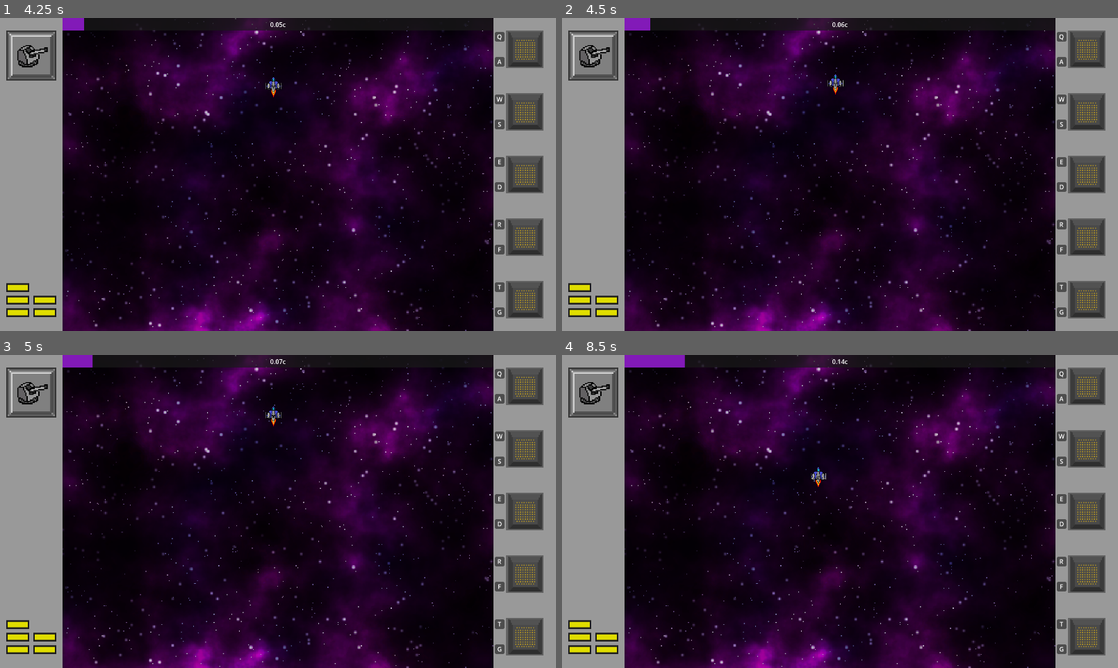
Above: before the commit, frames 1-4 (two rows, left to right).
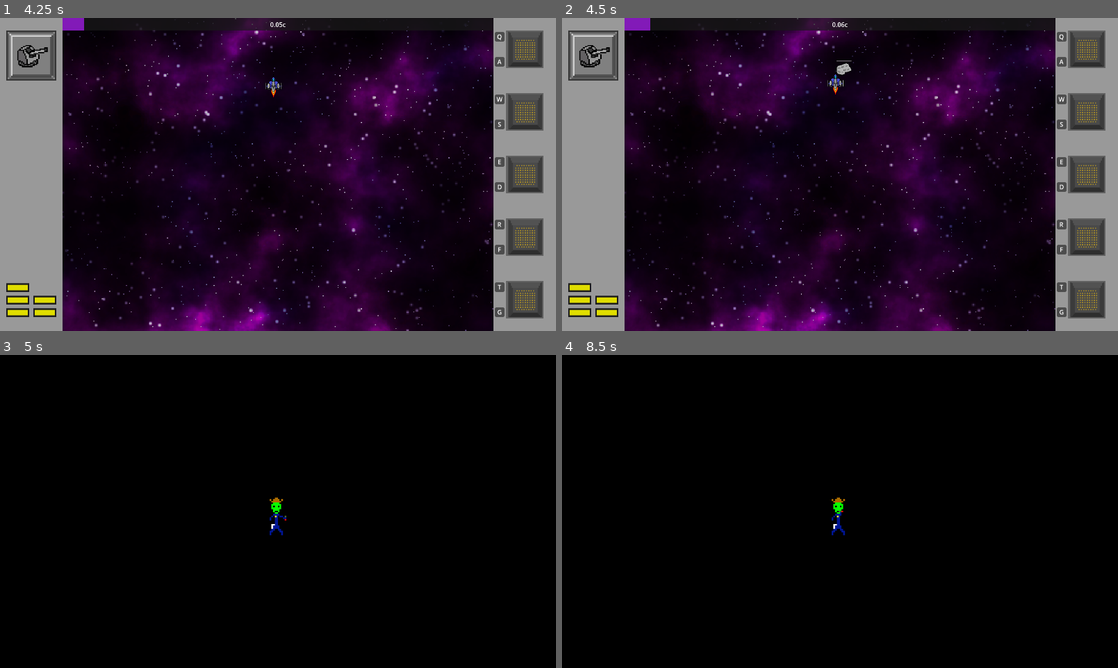
Above: after the commit, the same moments.

Repository: DigitsCodeCompendium/game.MJ198
Game: Godot game, scene res://scenes/title_screen/title_screen.tscn
The game is run twice, just before and just after one commit, with the same random seed, the same clock (stepped at 60 frames per second) and the same inputs. The engine's default icon, where the game draws it, is replaced by a stand-in: a white triangle on a blue panel in a dark square.
Inputs (mouse positions are in pixels of both pictures, inside the frame that each line leads up to):
- Up to frame 1 (4.25 s): click "Start Game" at 0.5 s; click "Start Game" at 1.25 s; click (500, 36) at 2.02 s; click (500, 61) at 2.77 s; click (500, 36) at 3.52 s
- Up to frame 2 (4.5 s): click (1062, 61) at 4.27 s
- Up to frame 3 (5 s): no input
- Up to frame 4 (8.5 s): click (1062, 373) at 5.02 s; click (1062, 398) at 5.77 s; tap Enter at 6.5 s; move the mouse to (962, 495) at 6.52 s; hold ` (discard_module_pending) 6.53-7.28 s; move the mouse to (728, 527) at 7.27 s; tap N (discard_weapon) at 7.35 s; move the mouse to (895, 442) at 8.02 s; tap Y (replace_weapon) at 8.1 s

Frame 1 is identical in both runs. In frame 2, less than 0.1% of the frame differs, in the area x 49-53%, y 13-19%; in frame 3, 59%; in frame 4, 59%, in the area x 0-100%, y 0-100%.
Error in both runs: Invalid access to property or key 'volume_music' on a base object of type 'Dictionary'. (res://scenes/player_options.gd:22)

Commit message:
Adjust enemy spawn pattern over time

Diff:
--- a/resources/enemy_spawn/asteroid_spawn.tres
+++ b/resources/enemy_spawn/asteroid_spawn.tres
@@ -20,9 +20,15 @@
 _data = [Vector2(0, 1), 0.0, 1.0, 0, 1, Vector2(1, 2), 1.0, 0.0, 1, 0]
 point_count = 2
 
+[sub_resource type="Curve" id="Curve_a3bpv"]
+_limits = [100.0, 200.0, 0.0, 3.0]
+_data = [Vector2(0, 100), 0.0, 0.0, 0, 0, Vector2(3, 200), 50.0, 0.0, 0, 0]
+point_count = 2
+
 [resource]
 script = ExtResource("2_5t86p")
 asteroid_scenes = Array[PackedScene]([ExtResource("1_366da"), ExtResource("2_ryrru"), ExtResource("3_a3bpv"), ExtResource("4_t8ix5"), ExtResource("5_x6h57"), ExtResource("6_0xrre"), ExtResource("7_3ljpl"), ExtResource("8_ollxh")])
+vertical_speed_curve = SubResource("Curve_a3bpv")
 min_scale_curve = SubResource("Curve_ryrru")
 max_scale_curve = SubResource("Curve_366da")
 metadata/_custom_type_script = "uid://b4rcup02wd1hy"
--- /dev/null
+++ b/resources/enemy_spawn/boss_escort_spawn_table.tres
@@ -0,0 +1,24 @@
+[gd_resource type="Resource" script_class="RandomEnemySpawnOverTime" load_steps=6 format=3 uid="uid://bwigmsobtekpb"]
+
+[ext_resource type="Script" uid="uid://x5qhqlaqnpod" path="res://scenes/enemies/spawning/random_choice_enemy_spawn_over_time.gd" id="1_o0gu0"]
+[ext_resource type="PackedScene" uid="uid://byinyv2ojmdk0" path="res://scenes/enemies/cops/cop_fighter/cop_fighter.tscn" id="2_2luwr"]
+[ext_resource type="PackedScene" path="res://scenes/enemies/cops/cop_frigate/cop_frigate.tscn" id="3_u8htm"]
+
+[sub_resource type="Curve" id="Curve_bhx41"]
+_limits = [0.0, 1.0, 4.0, 10.0]
+_data = [Vector2(4, 1), 0.0, 0.0, 0, 0, Vector2(10, 0.2), 0.0, 0.0, 0, 0]
+point_count = 2
+
+[sub_resource type="Curve" id="Curve_qnb83"]
+_limits = [0.0, 1.0, 4.0, 10.0]
+_data = [Vector2(4, 0), 0.0, 0.0, 0, 0, Vector2(10, 0.8), 0.0, 0.0, 0, 0]
+point_count = 2
+
+[resource]
+script = ExtResource("1_o0gu0")
+spawn_table = Dictionary[PackedScene, Curve]({
+ExtResource("2_2luwr"): SubResource("Curve_bhx41"),
+ExtResource("3_u8htm"): SubResource("Curve_qnb83")
+})
+use_linear_speed = true
+metadata/_custom_type_script = "uid://x5qhqlaqnpod"
--- a/resources/enemy_spawn/boss_spawn.tres
+++ b/resources/enemy_spawn/boss_spawn.tres
@@ -1,44 +1,28 @@
-[gd_resource type="Resource" script_class="FixedEnemySpawnPattern" load_steps=12 format=3 uid="uid://guj8pcwgg5b5"]
+[gd_resource type="Resource" script_class="FixedEnemySpawnPattern" load_steps=8 format=3 uid="uid://guj8pcwgg5b5"]
 
 [ext_resource type="Script" uid="uid://c2w1qo8e6vrhw" path="res://scenes/enemies/spawning/enemy_spawn_pattern_entry.gd" id="1_q6v23"]
-[ext_resource type="PackedScene" uid="uid://ovol6tu8w0mo" path="res://scenes/enemies/cops/cop_cruiser/cop_cruiser.tscn" id="2_jg7v8"]
+[ext_resource type="Resource" uid="uid://6vi0fcj5dh6d" path="res://resources/enemy_spawn/boss_spawn_table.tres" id="2_jg7v8"]
 [ext_resource type="Script" uid="uid://b4rcup02wd1hy" path="res://scenes/enemies/spawning/fixed_enemy_spawn_pattern.gd" id="2_lpny3"]
-[ext_resource type="Script" uid="uid://20wcajr3o32k" path="res://scenes/enemies/spawning/simple_enemy_spawn.gd" id="3_n52cx"]
-[ext_resource type="PackedScene" uid="uid://byinyv2ojmdk0" path="res://scenes/enemies/cops/cop_fighter/cop_fighter.tscn" id="4_n52cx"]
-
-[sub_resource type="Resource" id="Resource_5fvjl"]
-script = ExtResource("3_n52cx")
-enemy = ExtResource("2_jg7v8")
-metadata/_custom_type_script = "uid://20wcajr3o32k"
+[ext_resource type="Resource" uid="uid://bwigmsobtekpb" path="res://resources/enemy_spawn/boss_escort_spawn_table.tres" id="5_5fvjl"]
 
 [sub_resource type="Resource" id="Resource_q6v23"]
 script = ExtResource("1_q6v23")
-enemy_spawn = SubResource("Resource_5fvjl")
+enemy_spawn = ExtResource("2_jg7v8")
 metadata/_custom_type_script = "uid://c2w1qo8e6vrhw"
-
-[sub_resource type="Resource" id="Resource_l8yrd"]
-script = ExtResource("3_n52cx")
-enemy = ExtResource("4_n52cx")
-metadata/_custom_type_script = "uid://20wcajr3o32k"
 
 [sub_resource type="Resource" id="Resource_3hd4f"]
 script = ExtResource("1_q6v23")
-enemy_spawn = SubResource("Resource_l8yrd")
-base_offset = Vector2(100, 0)
+enemy_spawn = ExtResource("5_5fvjl")
+base_offset = Vector2(-100, 0)
 metadata/_custom_type_script = "uid://c2w1qo8e6vrhw"
 
-[sub_resource type="Resource" id="Resource_xub10"]
-script = ExtResource("3_n52cx")
-enemy = ExtResource("4_n52cx")
-metadata/_custom_type_script = "uid://20wcajr3o32k"
-
-[sub_resource type="Resource" id="Resource_bfftx"]
+[sub_resource type="Resource" id="Resource_5fvjl"]
 script = ExtResource("1_q6v23")
-enemy_spawn = SubResource("Resource_xub10")
-base_offset = Vector2(-100, 0)
+enemy_spawn = ExtResource("5_5fvjl")
+base_offset = Vector2(100, 0)
 metadata/_custom_type_script = "uid://c2w1qo8e6vrhw"
 
 [resource]
 script = ExtResource("2_lpny3")
-pattern = Array[ExtResource("1_q6v23")]([SubResource("Resource_q6v23"), SubResource("Resource_3hd4f"), SubResource("Resource_bfftx")])
+pattern = Array[ExtResource("1_q6v23")]([SubResource("Resource_q6v23"), SubResource("Resource_3hd4f"), SubResource("Resource_5fvjl")])
 metadata/_custom_type_script = "uid://b4rcup02wd1hy"
--- /dev/null
+++ b/resources/enemy_spawn/boss_spawn_table.tres
@@ -0,0 +1,24 @@
+[gd_resource type="Resource" script_class="RandomEnemySpawnOverTime" load_steps=6 format=3 uid="uid://6vi0fcj5dh6d"]
+
+[ext_resource type="Script" uid="uid://x5qhqlaqnpod" path="res://scenes/enemies/spawning/random_choice_enemy_spawn_over_time.gd" id="1_4x5c0"]
+[ext_resource type="PackedScene" path="res://scenes/enemies/cops/cop_frigate/cop_frigate.tscn" id="2_saqti"]
+[ext_resource type="PackedScene" uid="uid://ovol6tu8w0mo" path="res://scenes/enemies/cops/cop_cruiser/cop_cruiser.tscn" id="3_nu0t6"]
+
+[sub_resource type="Curve" id="Curve_bfftx"]
+_limits = [0.0, 1.0, 4.0, 10.0]
+_data = [Vector2(4, 0.8), 0.0, 0.0, 0, 0, Vector2(10, 0.2), 0.0, 0.0, 0, 0]
+point_count = 2
+
+[sub_resource type="Curve" id="Curve_l8yrd"]
+_limits = [0.0, 1.0, 4.0, 10.0]
+_data = [Vector2(4, 0.2), 0.0, 0.0, 0, 0, Vector2(10, 0.8), 0.0, 0.0, 0, 0]
+point_count = 2
+
+[resource]
+script = ExtResource("1_4x5c0")
+spawn_table = Dictionary[PackedScene, Curve]({
+ExtResource("2_saqti"): SubResource("Curve_bfftx"),
+ExtResource("3_nu0t6"): SubResource("Curve_l8yrd")
+})
+use_linear_speed = true
+metadata/_custom_type_script = "uid://x5qhqlaqnpod"
--- a/scenes/enemies/spawning/random_choice_enemy_spawn_over_time.gd
+++ b/scenes/enemies/spawning/random_choice_enemy_spawn_over_time.gd
@@ -2,11 +2,13 @@
 class_name RandomEnemySpawnOverTime
 
 @export var spawn_table: Dictionary[PackedScene, Curve] = {}
+@export var use_linear_speed: bool
 
 func instantiate_enemy(rand: RandomNumberGenerator, params: EnemySpawnParams):
 	assert(len(spawn_table) > 0)
 	var enemies = spawn_table.keys()
-	var weights = enemies.map(func(e): return spawn_table[e].sample(params.relativistic_speed))
+	var speed = params.linear_speed if use_linear_speed else params.relativistic_speed
+	var weights = enemies.map(func(e): return spawn_table[e].sample(speed))
 	var enemy_scene = enemies[rand.rand_weighted(weights)]
 
 	if enemy_scene == null:
--- a/scenes/game.tscn
+++ b/scenes/game.tscn
@@ -13,11 +13,18 @@
 [ext_resource type="Resource" uid="uid://c0g6bmu0jaby8" path="res://resources/enemy_spawn/enemy_spawn.tres" id="6_ssvqc"]
 [ext_resource type="AudioStream" uid="uid://dp6elfj1pe8lk" path="res://assets/music_loop_v1_7_stages/game loop 2.mp3" id="6_trtic"]
 [ext_resource type="Resource" uid="uid://guj8pcwgg5b5" path="res://resources/enemy_spawn/boss_spawn.tres" id="7_264po"]
+[ext_resource type="Script" uid="uid://c2w1qo8e6vrhw" path="res://scenes/enemies/spawning/enemy_spawn_pattern_entry.gd" id="7_e1j6l"]
 [ext_resource type="AudioStream" uid="uid://dnkr3ff5ilv4j" path="res://assets/music_loop_v1_7_stages/game loop 3.mp3" id="7_ir15t"]
 [ext_resource type="AudioStream" uid="uid://bl5oij6sdeoxn" path="res://assets/music_loop_v1_7_stages/game loop 4.mp3" id="8_ca42v"]
+[ext_resource type="PackedScene" path="res://scenes/enemies/cops/cop_frigate/cop_frigate.tscn" id="8_pl11u"]
+[ext_resource type="Script" uid="uid://20wcajr3o32k" path="res://scenes/enemies/spawning/simple_enemy_spawn.gd" id="9_bhx41"]
 [ext_resource type="AudioStream" uid="uid://cwms8qaubtj3r" path="res://assets/music_loop_v1_7_stages/game loop 5.mp3" id="9_rysoc"]
+[ext_resource type="Resource" uid="uid://bwigmsobtekpb" path="res://resources/enemy_spawn/boss_escort_spawn_table.tres" id="10_bhx41"]
+[ext_resource type="PackedScene" uid="uid://byinyv2ojmdk0" path="res://scenes/enemies/cops/cop_fighter/cop_fighter.tscn" id="10_qnb83"]
 [ext_resource type="AudioStream" uid="uid://7dtqix14vxdd" path="res://assets/music_loop_v1_7_stages/game loop 6.mp3" id="10_ssvqc"]
 [ext_resource type="AudioStream" uid="uid://r7nykiy285hq" path="res://assets/music_loop_v1_7_stages/game loop 7.mp3" id="11_264po"]
+[ext_resource type="Script" uid="uid://b4rcup02wd1hy" path="res://scenes/enemies/spawning/fixed_enemy_spawn_pattern.gd" id="11_sww3w"]
+[ext_resource type="PackedScene" uid="uid://ovol6tu8w0mo" path="res://scenes/enemies/cops/cop_cruiser/cop_cruiser.tscn" id="12_pl11u"]
 [ext_resource type="PackedScene" uid="uid://3khsdlfylfxy" path="res://scenes/user_interface/death_screen.tscn" id="18_ssvqc"]
 
 [sub_resource type="RectangleShape2D" id="RectangleShape2D_ssvqc"]
@@ -36,10 +43,57 @@
 _data = [Vector2(0, 5), 0.0, 0.0, 0, 0, Vector2(1, 5), 0.0, 0.0, 0, 0]
 point_count = 2
 
+[sub_resource type="Resource" id="Resource_bhx41"]
+script = ExtResource("9_bhx41")
+enemy = ExtResource("8_pl11u")
+metadata/_custom_type_script = "uid://20wcajr3o32k"
+
+[sub_resource type="Resource" id="Resource_qnb83"]
+script = ExtResource("7_e1j6l")
+enemy_spawn = SubResource("Resource_bhx41")
+metadata/_custom_type_script = "uid://c2w1qo8e6vrhw"
+
+[sub_resource type="Resource" id="Resource_3hd4f"]
+script = ExtResource("7_e1j6l")
+enemy_spawn = ExtResource("10_bhx41")
+base_offset = Vector2(-100, 0)
+metadata/_custom_type_script = "uid://c2w1qo8e6vrhw"
+
+[sub_resource type="Resource" id="Resource_xub10"]
+script = ExtResource("9_bhx41")
+enemy = ExtResource("10_qnb83")
+metadata/_custom_type_script = "uid://20wcajr3o32k"
+
+[sub_resource type="Resource" id="Resource_bfftx"]
+script = ExtResource("7_e1j6l")
+enemy_spawn = SubResource("Resource_xub10")
+base_offset = Vector2(-100, 0)
+metadata/_custom_type_script = "uid://c2w1qo8e6vrhw"
+
+[sub_resource type="Resource" id="Resource_suyxu"]
+script = ExtResource("11_sww3w")
+pattern = Array[ExtResource("7_e1j6l")]([SubResource("Resource_qnb83"), SubResource("Resource_3hd4f"), SubResource("Resource_bfftx")])
+metadata/_custom_type_script = "uid://b4rcup02wd1hy"
+
 [sub_resource type="Curve" id="Curve_1kice"]
 _limits = [2.0, 100.0, 0.0, 1.0]
 _data = [Vector2(0, 100), 0.0, 0.0, 0, 0, Vector2(1, 100), 0.0, 0.0, 0, 0]
 point_count = 2
+
+[sub_resource type="Resource" id="Resource_e1j6l"]
+script = ExtResource("9_bhx41")
+enemy = ExtResource("12_pl11u")
+metadata/_custom_type_script = "uid://20wcajr3o32k"
+
+[sub_resource type="Resource" id="Resource_pl11u"]
+script = ExtResource("7_e1j6l")
+enemy_spawn = SubResource("Resource_e1j6l")
+metadata/_custom_type_script = "uid://c2w1qo8e6vrhw"
+
+[sub_resource type="Resource" id="Resource_sgl2t"]
+script = ExtResource("11_sww3w")
+pattern = Array[ExtResource("7_e1j6l")]([SubResource("Resource_pl11u"), SubResource("Resource_3hd4f"), SubResource("Resource_bfftx")])
+metadata/_custom_type_script = "uid://b4rcup02wd1hy"
 
 [node name="Game" type="Node2D"]
 script = ExtResource("1_yqjtg")
@@ -71,13 +125,35 @@
 spawn_pattern = ExtResource("6_ssvqc")
 spawn_timer_curve = SubResource("Curve_ssvqc")
 
-[node name="BossSpawner" type="CollisionShape2D" parent="EnemySpawners" node_paths=PackedStringArray("speed_control")]
+[node name="FrigateSpawner" type="CollisionShape2D" parent="EnemySpawners" node_paths=PackedStringArray("speed_control")]
+position = Vector2(711, 100)
+shape = SubResource("RectangleShape2D_264po")
+script = ExtResource("4_ir15t")
+speed_control = NodePath("../../SpeedControl")
+spawn_pattern = SubResource("Resource_suyxu")
+initial_delay = 0.0
+spawn_timer_curve = SubResource("Curve_1kice")
+min_linear_speed = 2.0
+max_linear_speed = 2.0
+
+[node name="CruiserSpawner" type="CollisionShape2D" parent="EnemySpawners" node_paths=PackedStringArray("speed_control")]
+position = Vector2(711, 100)
+shape = SubResource("RectangleShape2D_264po")
+script = ExtResource("4_ir15t")
+speed_control = NodePath("../../SpeedControl")
+spawn_pattern = SubResource("Resource_sgl2t")
+initial_delay = 100.0
+spawn_timer_curve = SubResource("Curve_1kice")
+min_linear_speed = 2.0
+max_linear_speed = 2.0
+
+[node name="ProceduralBossSpawner" type="CollisionShape2D" parent="EnemySpawners" node_paths=PackedStringArray("speed_control")]
 position = Vector2(711, 100)
 shape = SubResource("RectangleShape2D_264po")
 script = ExtResource("4_ir15t")
 speed_control = NodePath("../../SpeedControl")
 spawn_pattern = ExtResource("7_264po")
-initial_delay = 0.0
+initial_delay = 200.0
 spawn_timer_curve = SubResource("Curve_1kice")
 min_linear_speed = 2.0
 
Not shown: 1 places in resources/enemy_spawn/asteroid_spawn.tres that only renumber resources
Not shown: 1 places in scenes/game.tscn that only renumber resources
